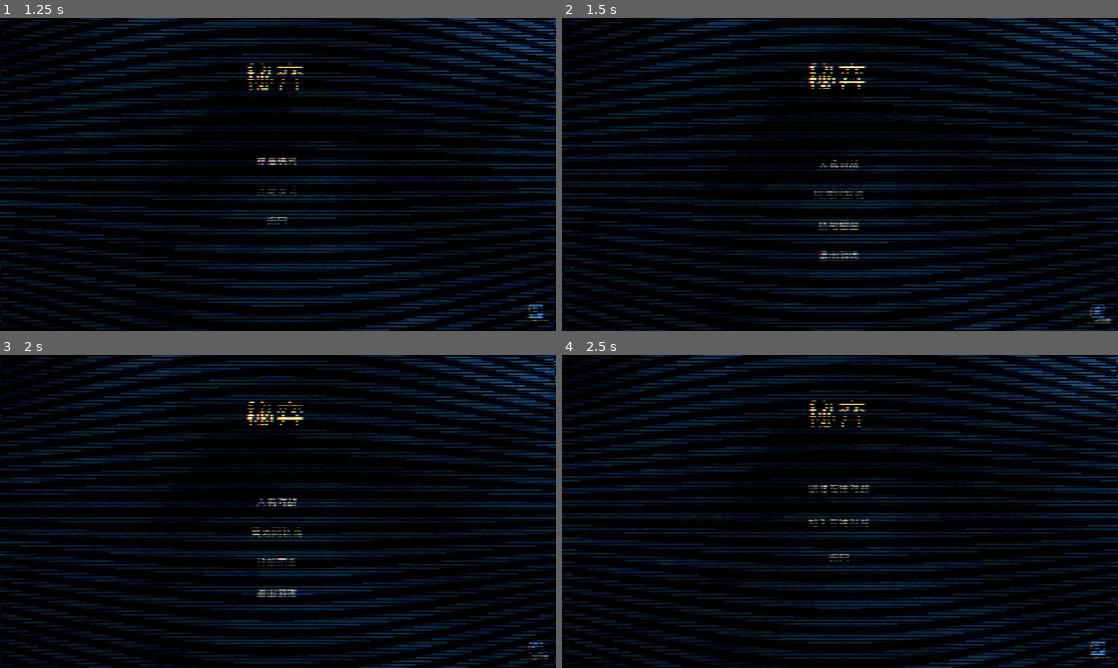
Above: before the commit, frames 1-4 (two rows, left to right).
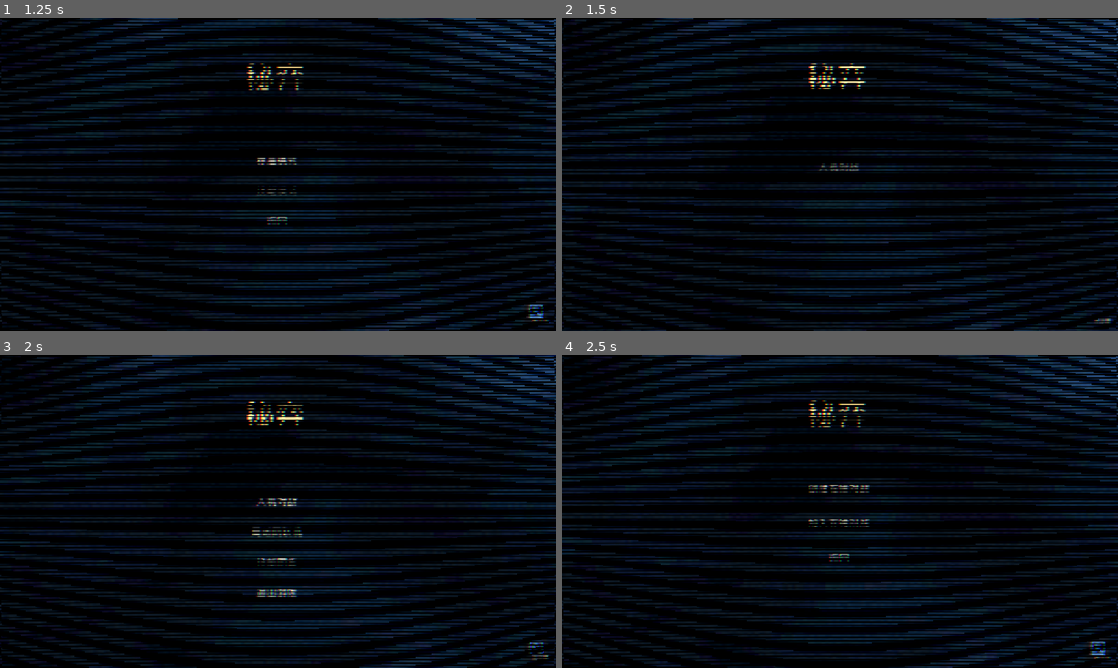
Above: after the commit, the same moments.

Repository: Lurongshika/ChessGame
Game: Godot game, scene res://scenes/main.tscn
Same seed, same stepped clock (60 frames per second), same inputs: the game is played once before the commit and once after it.
Inputs:
- Up to frame 1 (1.25 s): click "人机对战" at 0.5 s
- Up to frame 2 (1.5 s): click "返回" at 1.25 s
- Up to frame 3 (2 s): no input
- Up to frame 4 (2.5 s): click "局域网联机" at 2 s

Frame 1 is identical in both runs. In frame 2, 0.5% of the frame differs, in the area x 45-98%, y 45-96%; in frame 3, less than 0.1%; in frame 4, nothing differs.

Commit message:
从选项返回主界面重播入场动画

Diff:
--- a/scripts/main_menu.gd
+++ b/scripts/main_menu.gd
@@ -269,6 +269,12 @@
 		opt_root.queue_free()
 		opt_root = null
 	_set_menu_visible(true)
+	# 返回主界面:重新播放主菜单按钮入场动画(选项层已释放,避免连带动画)
+	call_deferred("_replay_menu_anim")
+
+
+func _replay_menu_anim() -> void:
+	Global.animate_ui_in(self)
 
 
 func _set_menu_visible(v: bool) -> void:
